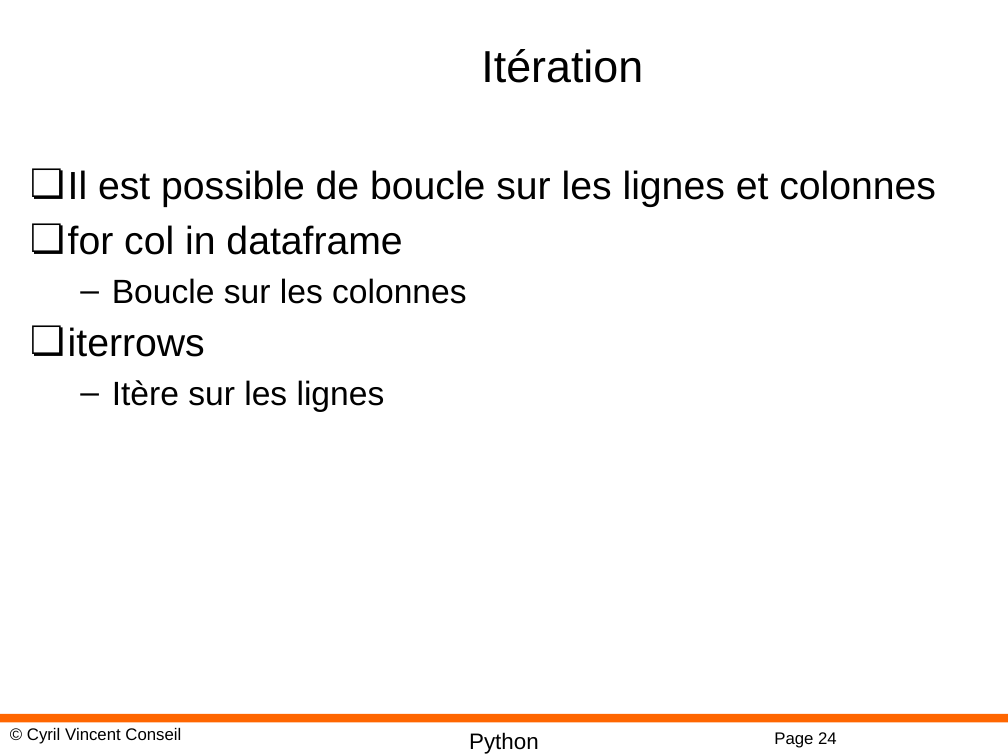
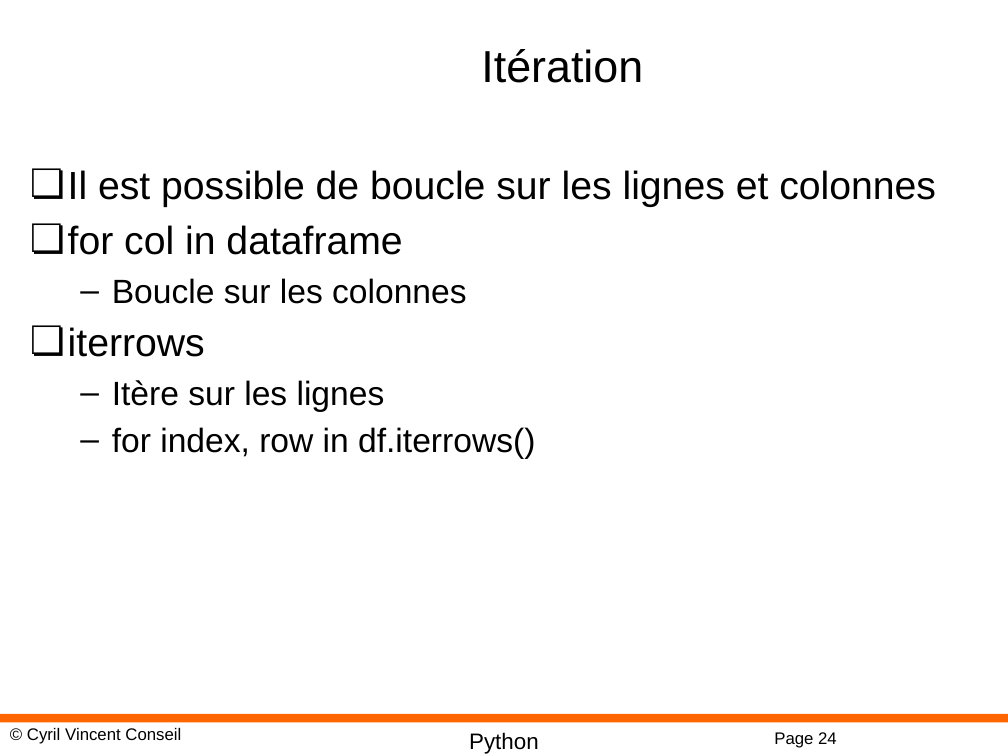
Before and after one commit to cyrilvincent/datascience, a slide deck: slide 24 of ppt/Datascience11-Pandas.pptx. Drawn at 1008x756 pixels with LibreOffice and Linux fonts; fonts in the diff are those of the drawing; background and template pictures are left out. Boxes give left, top, right and bottom in pixels: in the first picture for what was removed or moved away, otherwise in the second. Text is boxed around its words. In the diff, an @@ line names an element or a change of style, - is before the commit and + after.

```diff
--- a/ppt/Datascience11-Pandas.pptx
+++ b/ppt/Datascience11-Pandas.pptx
@@ text at bbox=[112, 427, 535, 459]: paragraph added @@
+  – for index, row in df.iterrows()
```
Also in this commit, not shown: 3 other slides changed, 1 slide added, 1 slide removed, 4 other files.
